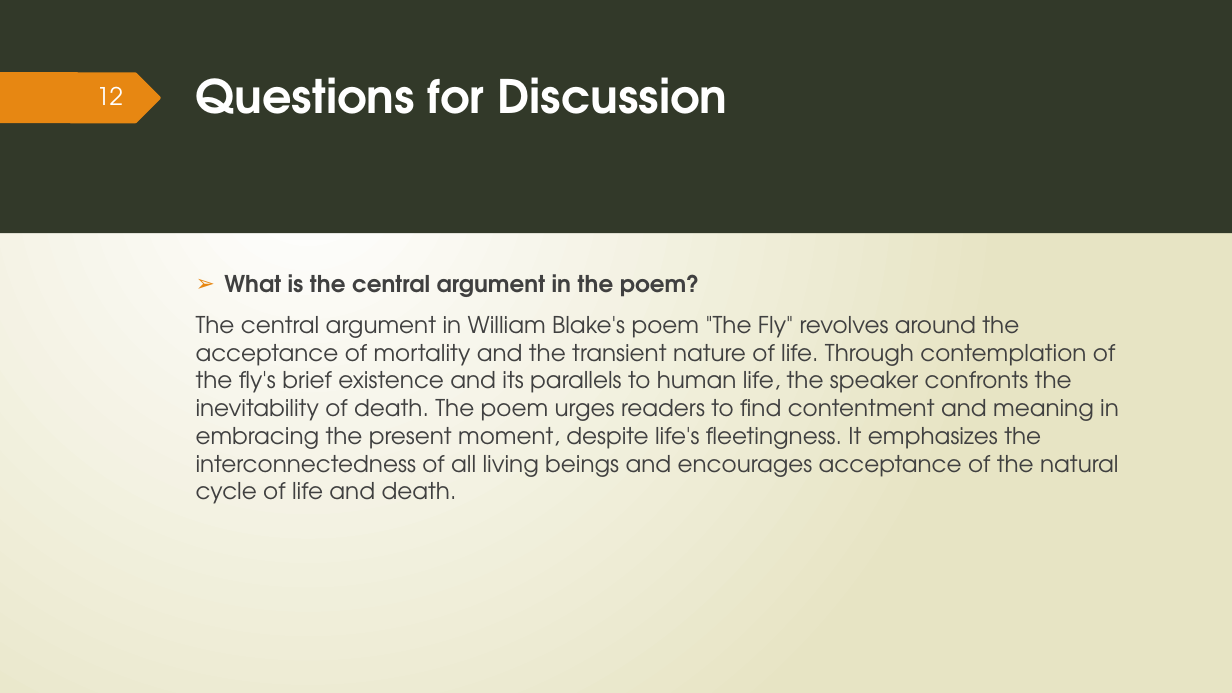
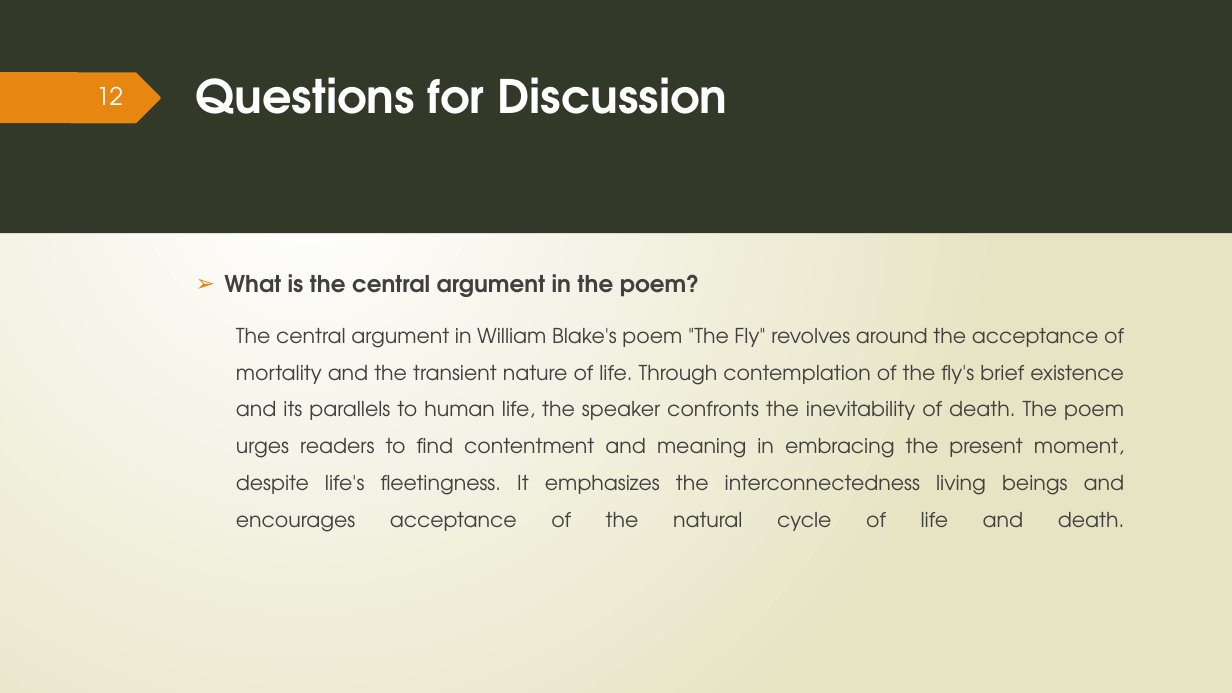
Before and after one commit to Sinmbf/BIM_Presentation, a slide deck: slide 12 of English/The Fly.pptx. Drawn at 1232x693 pixels with LibreOffice and Linux fonts; fonts in the diff are those of the drawing. Boxes give left, top, right and bottom in pixels: in the first picture for what was removed or moved away, otherwise in the second. Text is boxed around its words. In the diff, an @@ line names an element or a change of style, - is before the commit and + after.

```diff
--- a/English/The Fly.pptx
+++ b/English/The Fly.pptx
@@ text at [236, 328, 1125, 532]: text changed; size 18 to 16 pt @@
-The central argument in William Blake's poem "The Fly" revolves around the acceptance of mortality and the transient nature of life. Through contemplation of the fly's brief existence and its parallels to human life, the speaker confronts the inevitability of death. The poem urges readers to find contentment and meaning in embracing the present moment, despite life's fleetingness. It emphasizes the interconnectedness of all living beings and encourages acceptance of the natural cycle of life and death.
+  The central argument in William Blake's poem "The Fly" revolves around the acceptance of mortality and the transient nature of life. Through contemplation of the fly's brief existence and its parallels to human life, the speaker confronts the inevitability of death. The poem urges readers to find contentment and meaning in embracing the present moment, despite life's fleetingness. It emphasizes the interconnectedness living beings and encourages acceptance of the natural cycle of life and death.
```
Also in this commit, not shown: 11 other slides changed, 2 other files.
